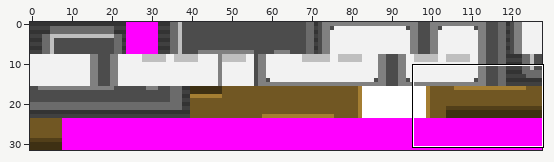
Edited in one commit: sprite sheet (graphics/quest_menu/menu.png). The first picture is a wide view before the edit; the outline marks the close-up.
Close-up. Earlier state:
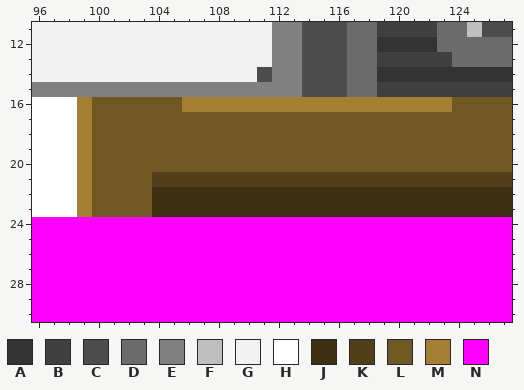
The file is 128x32 pixels. Shown: x 96..127, y 11..30. The commit also changed other parts of the picture, which this record leaves out.
Palette (. is transparent): A #333333  B #404040  C #4c4c4c  D #6b6b6b  E #808080  F #bfbfbf  G #f2f2f2  H #ffffff  J #3e3013  K #523f19  L #715723  M #a47e32  N #ff00ff
And afterwards:
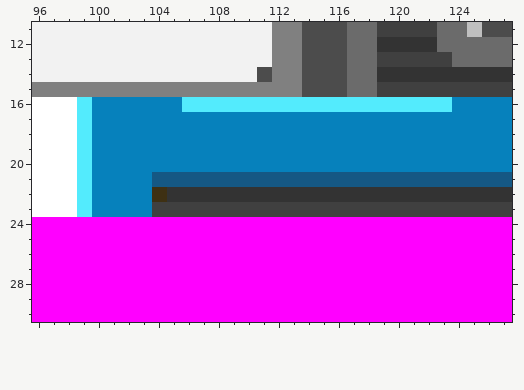
Diff:
Colour K changes from #523f19 to #155884.
Colour L changes from #715723 to #0681bc.
Colour M changes from #a47e32 to #53ebfd.
The author changed colour J to colour A in row 22 at x 105 to 127.
The author changed colour J to colour B in row 23 at x 104 to 127.
Pixel boxes of the changes (left, top, right, bottom) in both close-ups:
changed: (77, 97, 512, 217)
